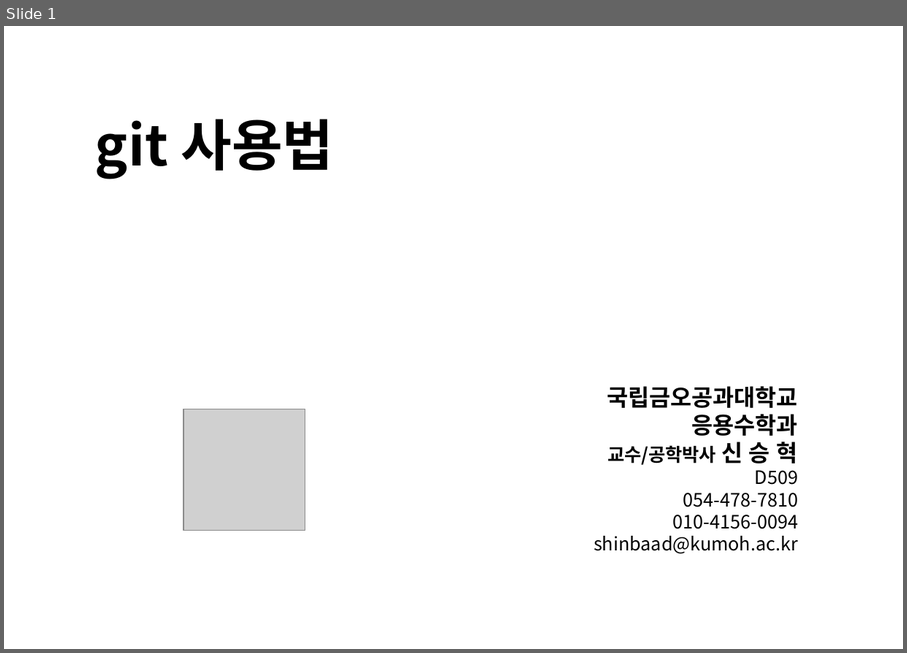
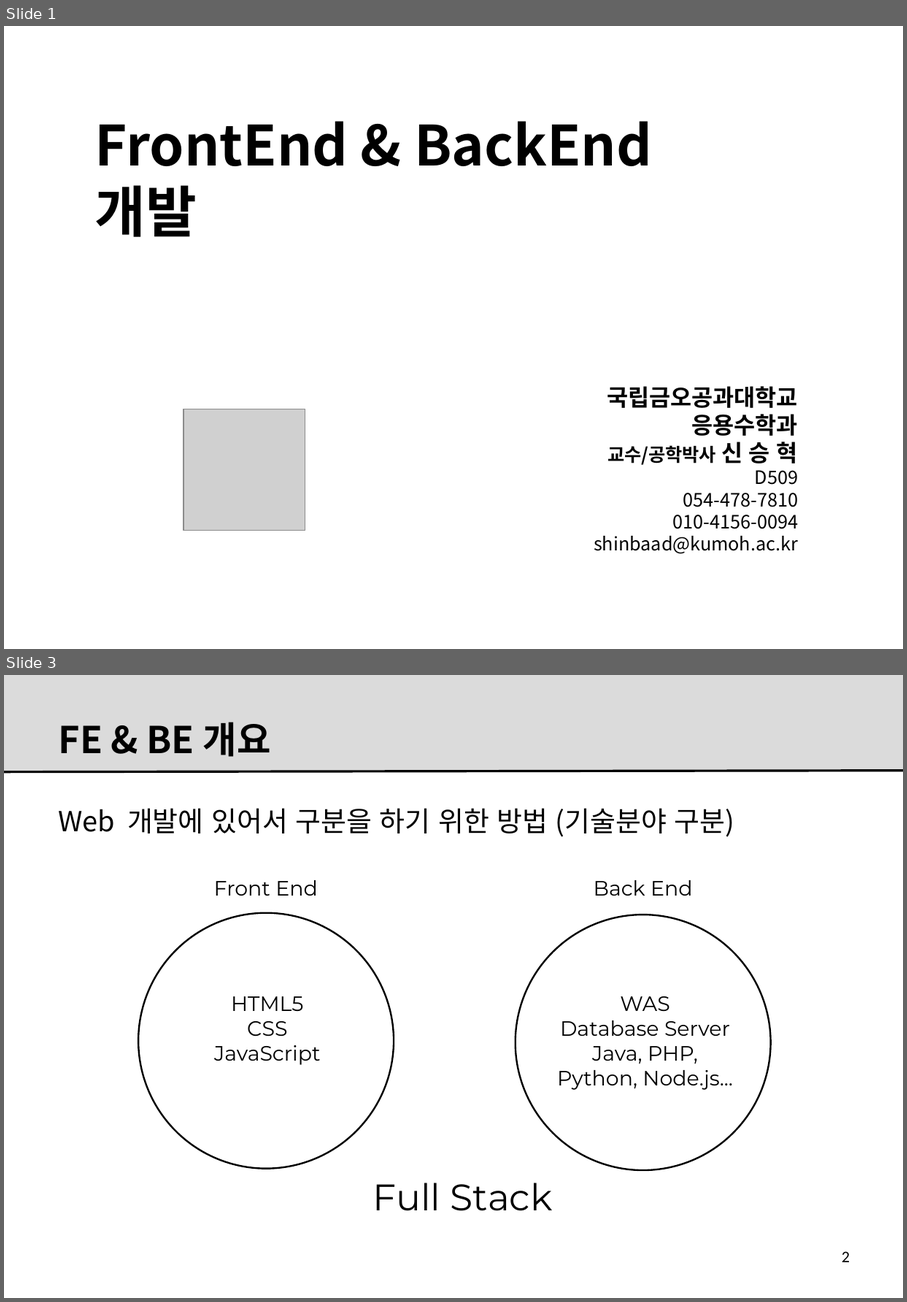
Before and after one commit to kitdvl/CodeX, a slide deck: Lectures/0002.FE.vs.BE.pptx. Shown one above the other, each under a label of ours: slide 1 before the commit, slides 1 and 3 after it; the slides between them are not shown. The pictures are 907x653 and 907x1302 pixels, drawn with LibreOffice and Linux fonts; fonts in the diff are those of the drawing; grey boxes stand for pictures; background and template pictures are left out. Boxes give left, top, right and bottom in pixels: in the first picture for what was removed or moved away, otherwise in the second. Text is boxed around its words. In the diff, an @@ line names an element or a change of style, - is before the commit and + after.

```diff
--- a/Lectures/0002.FE.vs.BE.pptx
+++ b/Lectures/0002.FE.vs.BE.pptx
@@ slide 3 added at bbox=[4, 675, 903, 1298], background #FFFFFF @@
@@ rectangle added at bbox=[4, 675, 903, 772], fill #DBDBDB @@
@@ title added at bbox=[59, 722, 271, 757], 32 pt, text #000000, bold @@
+FE & BE 개요
@@ line added from (4, 772) to (903, 771), #000000 2 pt @@
@@ text added at bbox=[58, 808, 735, 837], 24 pt, text #000000 @@
+Web 개발에 있어서 구분을 하기 위한 방법 (기술분야 구분)
@@ text added at bbox=[214, 880, 318, 895], 18 pt, text #000000 @@
+Front End
@@ text added at bbox=[594, 880, 693, 895], 18 pt, text #000000 @@
+Back End
@@ ellipse added at bbox=[138, 912, 395, 1168], fill #FFFFFF, outline #000000 1.5 pt @@
@@ ellipse added at bbox=[516, 915, 771, 1171], fill #FFFFFF, outline #000000 1.5 pt @@
@@ text added at bbox=[214, 996, 321, 1065], 18 pt, text #000000 @@
+HTML5
+CSS
+JavaScript
@@ text added at bbox=[557, 996, 733, 1090], 18 pt, text #000000 @@
+WAS
+Database Server
+Java, PHP,
+Python, Node.js...
@@ text added at bbox=[373, 1182, 553, 1211], 32 pt, text #000000 @@
+Full Stack
@@ page number added at bbox=[842, 1251, 850, 1262], 14 pt, text #000000 @@
+2
@@ slide 1 changed as well @@
@@ text at bbox=[95, 121, 652, 237]: text changed @@
-git 사용법
+FrontEnd & BackEnd 개발
```
Also in this commit, not shown: 18 other slides added, 21 slides removed, 44 other files.
